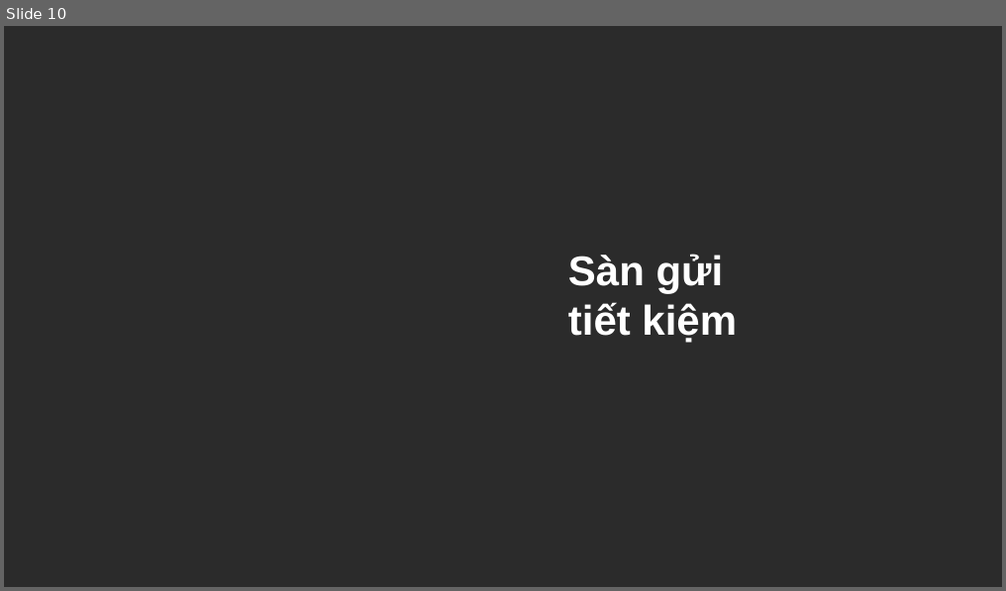
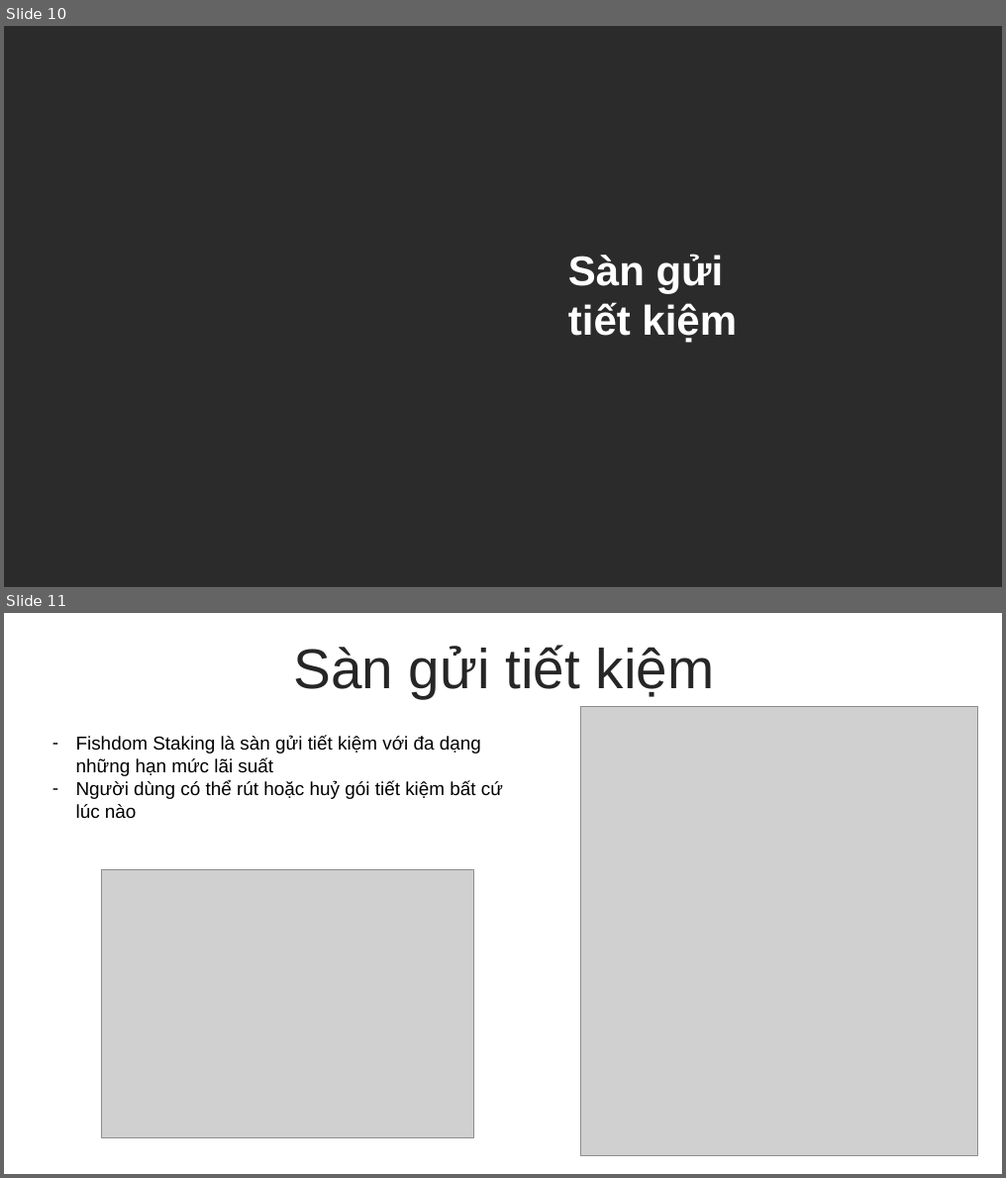
Before and after one commit to augustusflynn/Fishdom_DEFI_Project, a slide deck: FishdomDEFI.pptx. Shown one above the other, each under a label of ours: slide 10 before the commit, slides 10 and 11 after it. The pictures are 1006x591 and 1006x1178 pixels, drawn with LibreOffice and Linux fonts; fonts in the diff are those of the drawing; grey boxes stand for pictures; background and template pictures are left out; a plain dark background stands for a picture behind light text. Boxes give left, top, right and bottom in pixels: in the first picture for what was removed or moved away, otherwise in the second. Text is boxed around its words. In the diff, an @@ line names an element or a change of style, - is before the commit and + after.

```diff
--- a/FishdomDEFI.pptx
+++ b/FishdomDEFI.pptx
@@ slide 11 added at (4,613,1002,1174), background #FFFFFF @@
@@ text added at (293,645,715,698), 54 pt, text #262626 @@
+Sàn gửi tiết kiệm
@@ picture added at (580,707,978,1157) @@
@@ text added at (76,736,503,818), 18 pt, text #000000 @@
+– Fishdom Staking là sàn gửi tiết kiệm với đa dạng những hạn mức lãi suất
+– Người dùng có thể rút hoặc huỷ gói tiết kiệm bất cứ lúc nào
@@ picture added at (101,869,473,1139) @@
```
Also in this commit, not shown: 3 slides changed, 9 other slides added, 2 slides removed, 1 other file.
